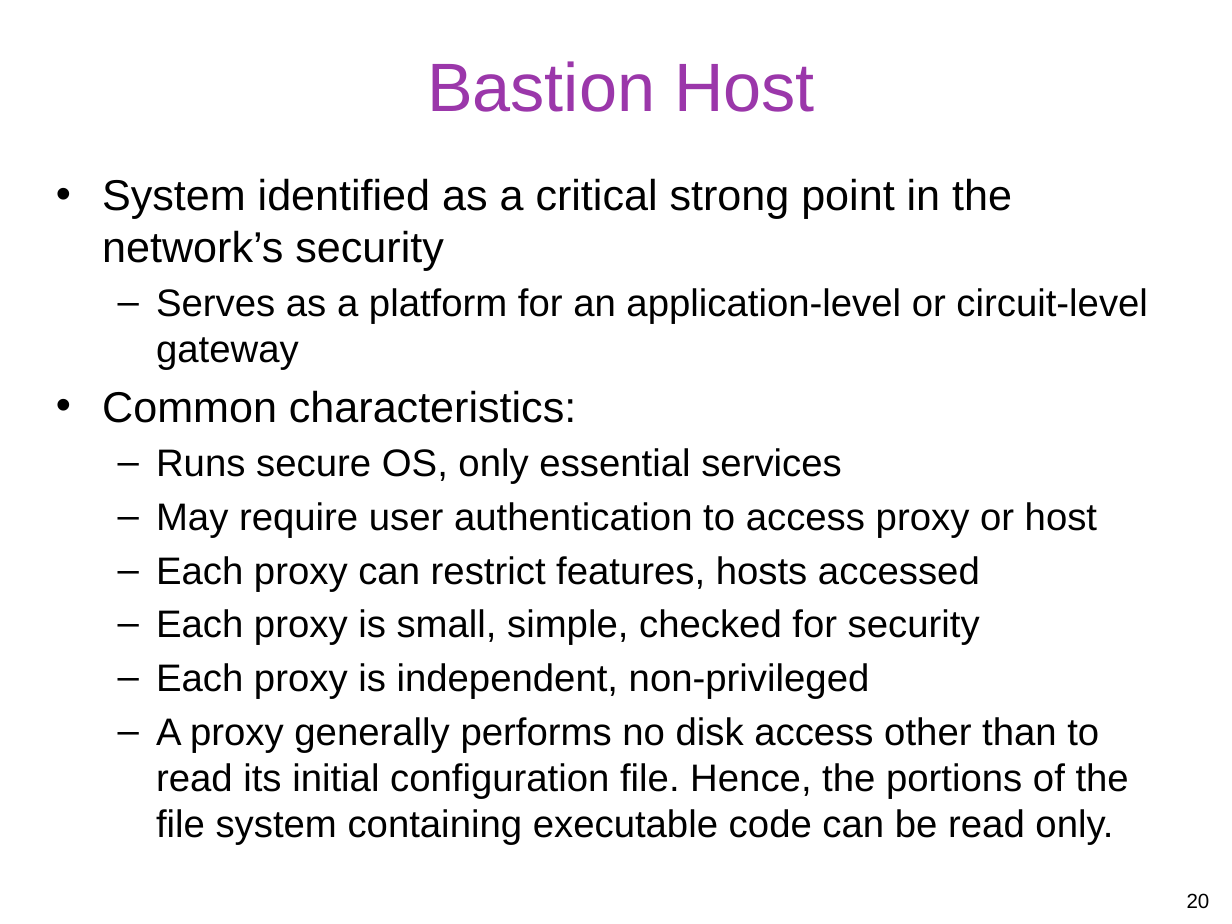
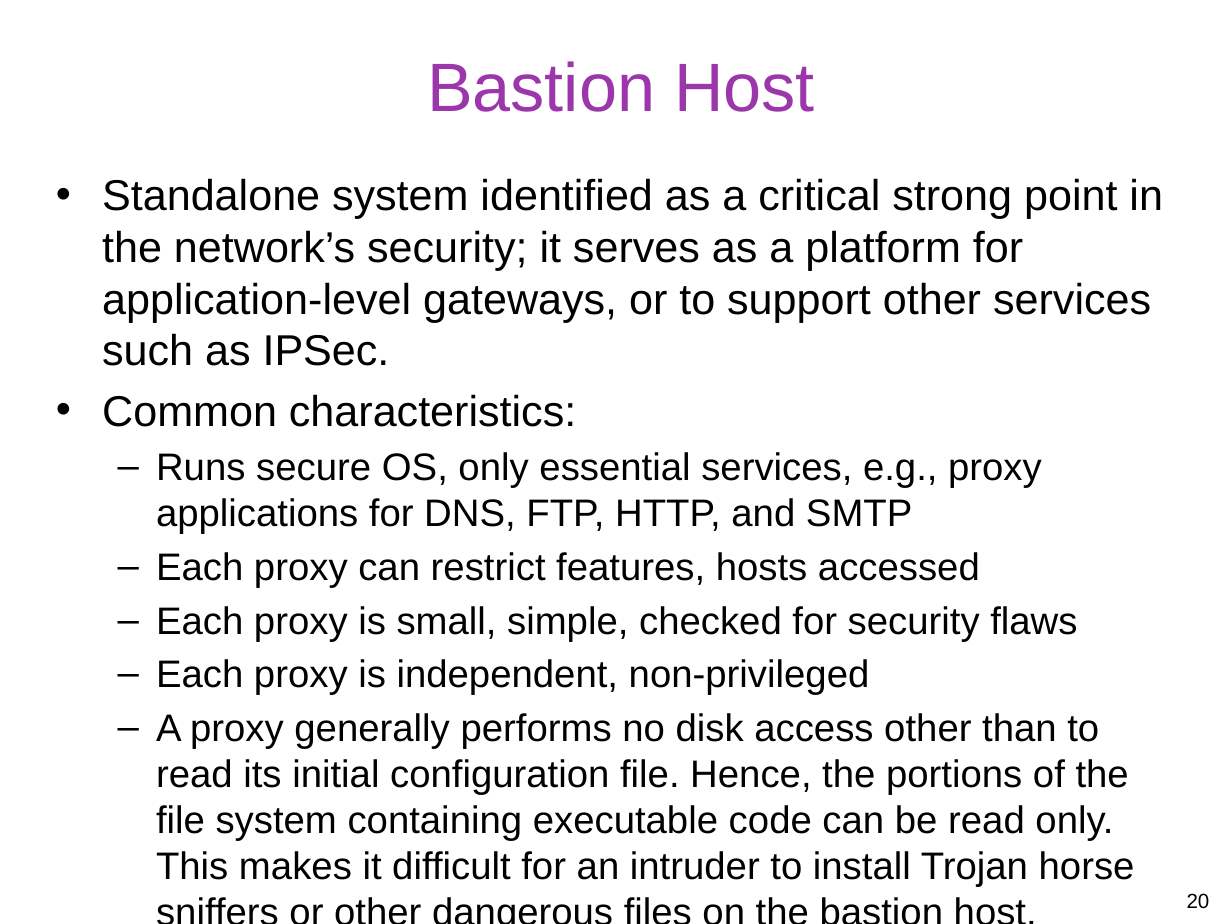
Before and after one commit to gulaoshi/gu.github.io, a slide deck: slide 20 of InfoSec/PPTs/L10-CH09-Firewalls and Intrusion Prevention.pptx. Drawn at 1232x924 pixels with LibreOffice and Linux fonts; fonts in the diff are those of the drawing. Boxes give left, top, right and bottom in pixels: in the first picture for what was removed or moved away, otherwise in the second. Text is boxed around its words. In the diff, an @@ line names an element or a change of style, - is before the commit and + after.

```diff
--- a/InfoSec/PPTs/L10-CH09-Firewalls and Intrusion Prevention.pptx
+++ b/InfoSec/PPTs/L10-CH09-Firewalls and Intrusion Prevention.pptx
@@ text at [102,178,1163,366]: text changed; size 22.4 to 25.2 pt @@
-• System identified as a critical strong point in the network’s security
-  – Serves as a platform for an application-level or circuit-level gateway
+• Standalone system identified as a critical strong point in the network’s security; it serves as a platform for application-level gateways, or to support other services such as IPSec.
@@ text at [156,452,1042,534]: text changed @@
-  – Runs secure OS, only essential services
-  – May require user authentication to access proxy or host
+  – Runs secure OS, only essential services, e.g., proxy applications for DNS, FTP, HTTP, and SMTP
@@ text at [156,606,1077,641]: text changed @@
-  – Each proxy is small, simple, checked for security
+  – Each proxy is small, simple, checked for security flaws
@@ text at [156,713,1135,887]: text changed @@
-  – A proxy generally performs no disk access other than to read its initial configuration file. Hence, the portions of the file system containing executable code can be read only.
+  – A proxy generally performs no disk access other than to read its initial configuration file. Hence, the portions of the file system containing executable code can be read only. This makes it difficult for an intruder to install Trojan horse sniffers or other dangerous files on the bastion host.
```
Also in this commit, not shown: 15 other slides changed, 4 other files.
